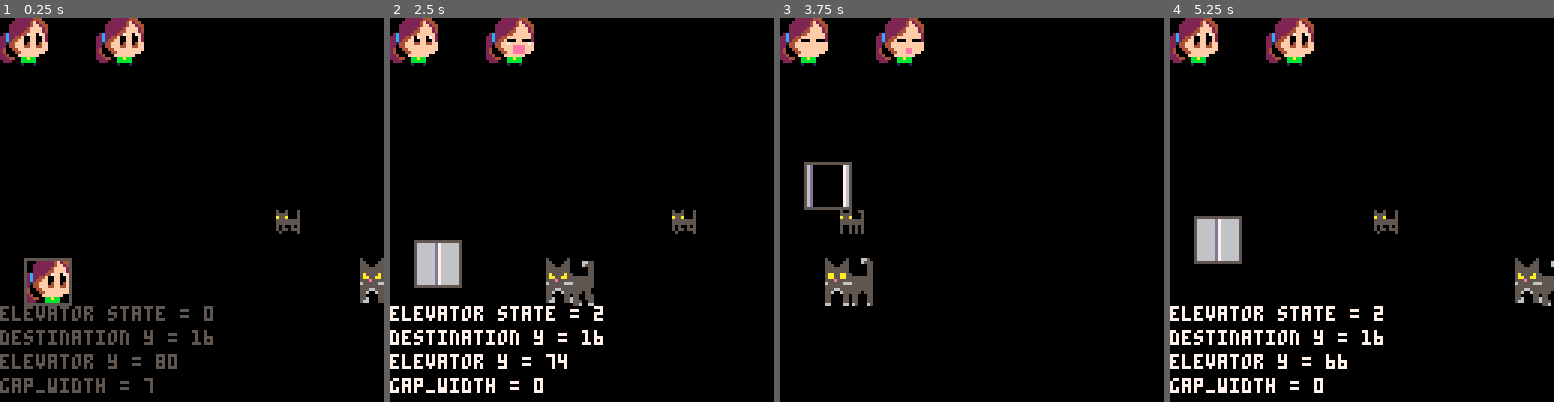
Above: before the commit, frames 1-4 (left to right).
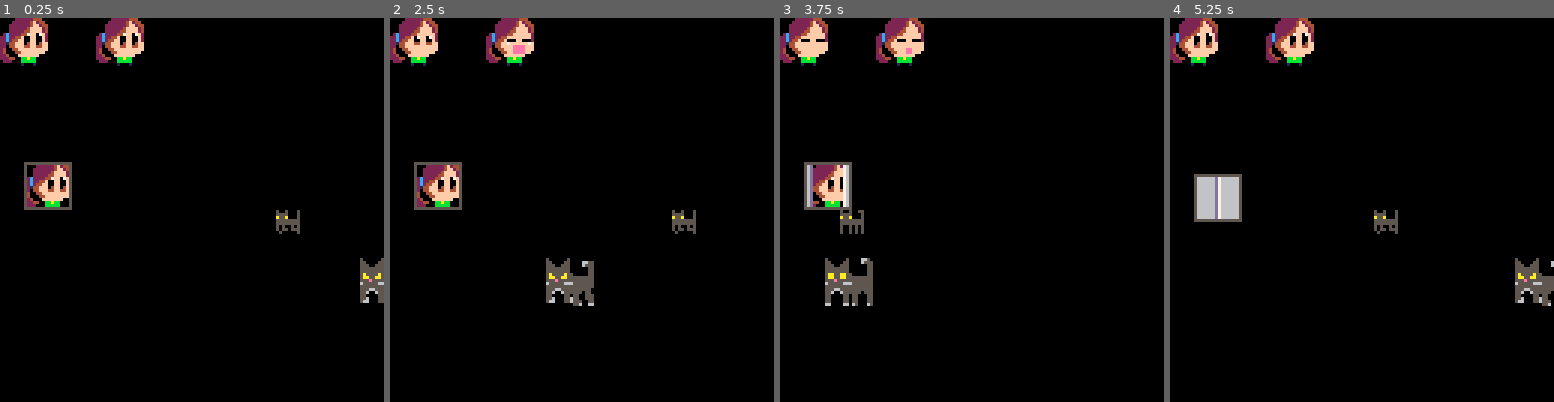
Above: after the commit, the same moments.

Repository: leonardost/cat-catcher-0
Game: PICO-8 cartridge cat_catcher_0.p8
The game is run twice, just before and just after one commit, with the same random seed, the same clock (stepped at 60 frames per second) and the same inputs.
Inputs:
- Up to frame 1 (0.25 s): no input
- Up to frame 2 (2.5 s): hold Right 1.6-2.1 s; hold Up 2.15-2.42 s; hold Right from 2.47 s (still down)
- Up to frame 3 (3.75 s): release Right at 3.03 s; hold Left 3.08-3.58 s; hold Down from 3.63 s (still down)
- Up to frame 4 (5.25 s): release Down at 3.97 s; hold Right 4.02-4.68 s; hold Up 4.73-5.03 s; hold Left from 5.08 s (still down)

The runs differ from the first frame. In frame 1, 5.6% of the frame differs, in the area x 0-56%, y 37-98%; in frame 2, 5.9%; in frame 3, 0.7%; in frame 4, 5.9%, in the area x 0-56%, y 40-98%.

Commit message:
Increase speed of elevator movement and improve moving up and down input handling

Diff:
--- a/cat_catcher_0.p8
+++ b/cat_catcher_0.p8
@@ -24,11 +24,11 @@
   t = 0
   graphics = {}
   updatables = {}
-  current_floor = 1
+  current_floor = 0
 
   cat = cat_actor(108, 64)
   bigcat = bigcat_actor(128, 80)
-  girl = girl_actor(8, 80)
+  girl = girl_actor(8, 48 + 32 * current_floor)
   add(graphics, cat)
   add(graphics, bigcat)
   add(graphics, girl)
@@ -59,7 +59,7 @@
   animation_yawn.add_frame(girl2, 5)
   add(updatables, animation_yawn)
 
-  elevator = elevator_actor(8, 80)
+  elevator = elevator_actor(8, 48 + 32 * current_floor)
   add(graphics, elevator)
   add(updatables, elevator)
 
@@ -98,13 +98,15 @@
 end
 
 function change_floor(direction)
-  if direction == -1 and current_floor > 0 then
+  if direction == -1 and current_floor > 0 and not elevator.is_changing_floors() then
     current_floor -= 1
-  end
-  if direction == 1 and current_floor < 2 then
+    elevator.move_to_floor(current_floor)
+  end
+  if direction == 1 and current_floor < 2 and not elevator.is_changing_floors() then
     current_floor += 1
-  end
-  elevator.move_to_floor(current_floor)
+    elevator.move_to_floor(current_floor)
+  end
+
 end
 
 function _draw()
@@ -184,7 +186,7 @@
 function girl_actor(x, y)
   local t = 0
   local idle_t = 0
-  local floor = 1
+  local floor = 0
 
   local girl1 = sprite(2, 2, { 20, 21, 36, 37 })
   local animation_idle = animation()
@@ -408,19 +410,19 @@
   function self.draw()
     rect(x, y, x + 15, y + 15, 5)
     if state != 0 then
-      rectfill(x + 1, y + 1, x + 14, y + 14, 6)
+      rectfill(x + 1, y + 1, x + 7 - gap_width, y + 14, 6)
+      rectfill(x + 8 + gap_width, y + 1, x + 14, y + 14, 6)
 		    local left_gap = x + 7 - gap_width
 		    local right_gap = x + 8 + gap_width
 		    line(left_gap, y + 1, left_gap, y + 14, 13)
 		    line(right_gap, y + 1, right_gap, y + 14, 7)
-		    if gap_width > 0 then
-		      rectfill(left_gap + 1, y + 1, right_gap - 1, y + 14, 0)
-		    end
 		  end
+		  --[[
 		  print("elevator state = " .. state, 0, 96)
 		  print("destination y = " .. 16 + destination_floor * 32, 0, 104)
 		  print("elevator y = " .. y, 0, 112)
 		  print("gap_width = " .. gap_width, 0, 120)
+		  --]]
   end
 
   function self.update()
@@ -433,9 +435,9 @@
       end
     elseif state == 2 then
       if y < 48 + destination_floor * 32 then
-        y += 2
+        y += 4
       elseif y > 48 + destination_floor * 32 then
-        y -= 2
+        y -= 4
       else
         state = 3
       end
@@ -448,7 +450,7 @@
   end
 
   function self.move_to_floor(floor)
-    if state != 0 then return end
+    if self.is_changing_floors() then return end
     state = 1
     destination_floor = floor
   end
